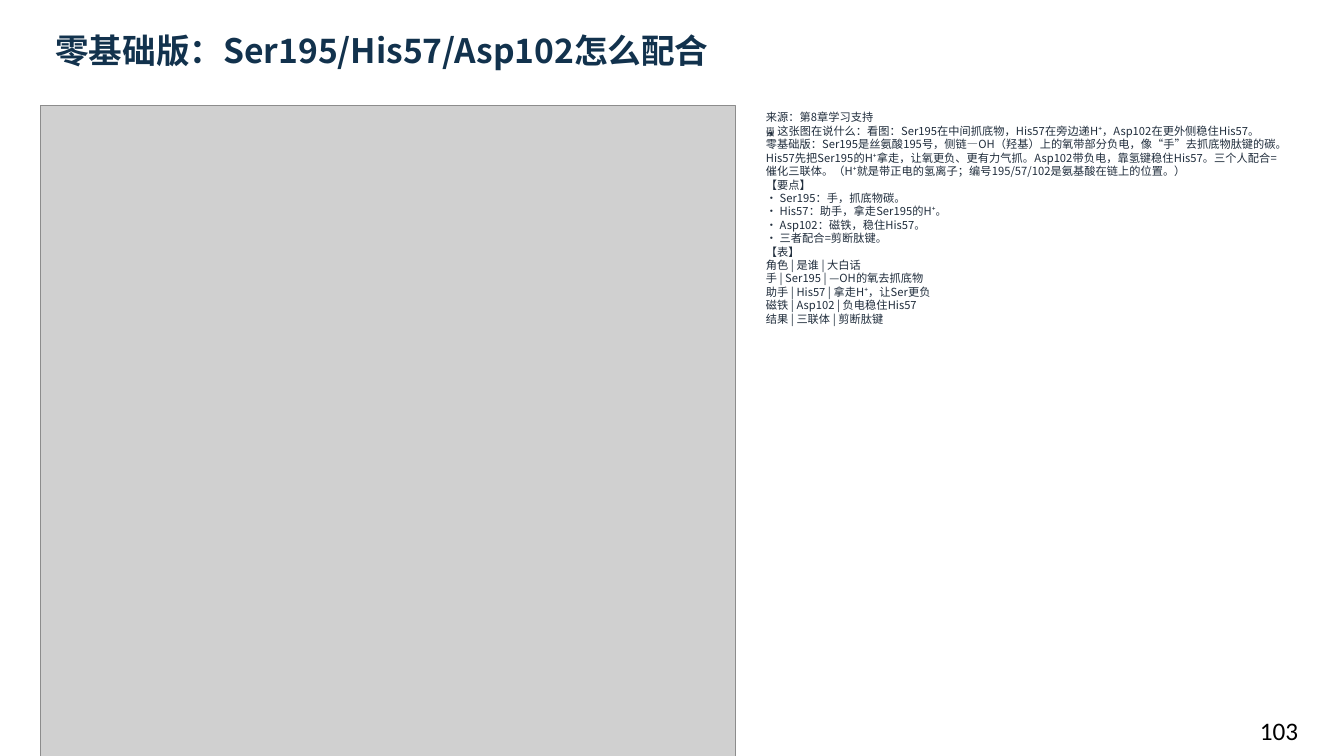
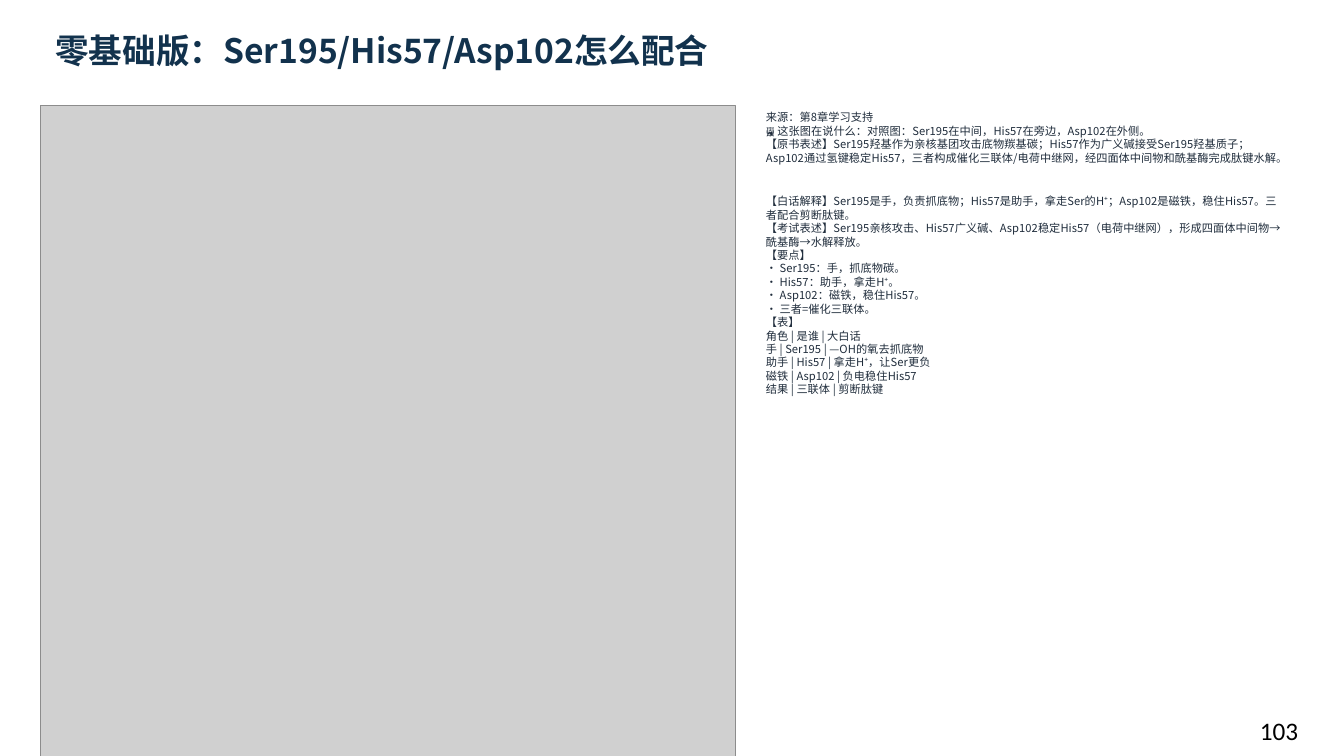
Before and after one commit to newkan-li/Biochemistry, a slide deck: slide 103 of downloads/bc08-ai-style.pptx. Drawn at 1344x756 pixels with LibreOffice and Linux fonts; fonts in the diff are those of the drawing; grey boxes stand for pictures. Boxes give left, top, right and bottom in pixels: in the first picture for what was removed or moved away, otherwise in the second. Text is boxed around its words. In the diff, an @@ line names an element or a change of style, - is before the commit and + after.

Commit message:
bc08关键机制页改为原书表述+白话解释+考试表述;版本20261112bzw

```diff
--- a/downloads/bc08-ai-style.pptx
+++ b/downloads/bc08-ai-style.pptx
@@ text at [766, 111, 1287, 394]: text changed @@
-来源：第8章学习支持
-🖼 这张图在说什么：看图：Ser195在中间抓底物，His57在旁边递H⁺，Asp102在更外侧稳住His57。
-零基础版：Ser195是丝氨酸195号，侧链—OH（羟基）上的氧带部分负电，像“手”去抓底物肽键的碳。His57先把Ser195的H⁺拿走，让氧更负、更有力气抓。Asp102带负电，靠氢键稳住His57。三个人配合=催化三联体。（H⁺就是带正电的氢离子；编号195/57/102是氨基酸在链上的位置。）
-【要点】
-• Ser195：手，抓底物碳。
-• His57：助手，拿走Ser195的H⁺。
-• Asp102：磁铁，稳住His57。
-• 三者配合=剪断肽键。
-【表】
-角色 | 是谁 | 大白话
-手 | Ser195 | —OH的氧去抓底物
-助手 | His57 | 拿走H⁺，让Ser更负
-磁铁 | Asp102 | 负电稳住His57
-结果 | 三联体 | 剪断肽键
+来源：第8章学习支持
+🖼 这张图在说什么：对照图：Ser195在中间，His57在旁边，Asp102在外侧。
+【原书表述】Ser195羟基作为亲核基团攻击底物羰基碳；His57作为广义碱接受Ser195羟基质子；Asp102通过氢键稳定His57，三者构成催化三联体/电荷中继网，经四面体中间物和酰基酶完成肽键水解。
+【白话解释】Ser195是手，负责抓底物；His57是助手，拿走Ser的H⁺；Asp102是磁铁，稳住His57。三者配合剪断肽键。
+【考试表述】Ser195亲核攻击、His57广义碱、Asp102稳定His57（电荷中继网），形成四面体中间物→酰基酶→水解释放。
+【要点】
+• Ser195：手，抓底物碳。
+• His57：助手，拿走H⁺。
+• Asp102：磁铁，稳住His57。
+• 三者=催化三联体。
+【表】
+角色 | 是谁 | 大白话
+手 | Ser195 | —OH的氧去抓底物
+助手 | His57 | 拿走H⁺，让Ser更负
+磁铁 | Asp102 | 负电稳住His57
+结果 | 三联体 | 剪断肽键
```
Also in this commit, not shown: 6 other slides changed, 6 other files.
